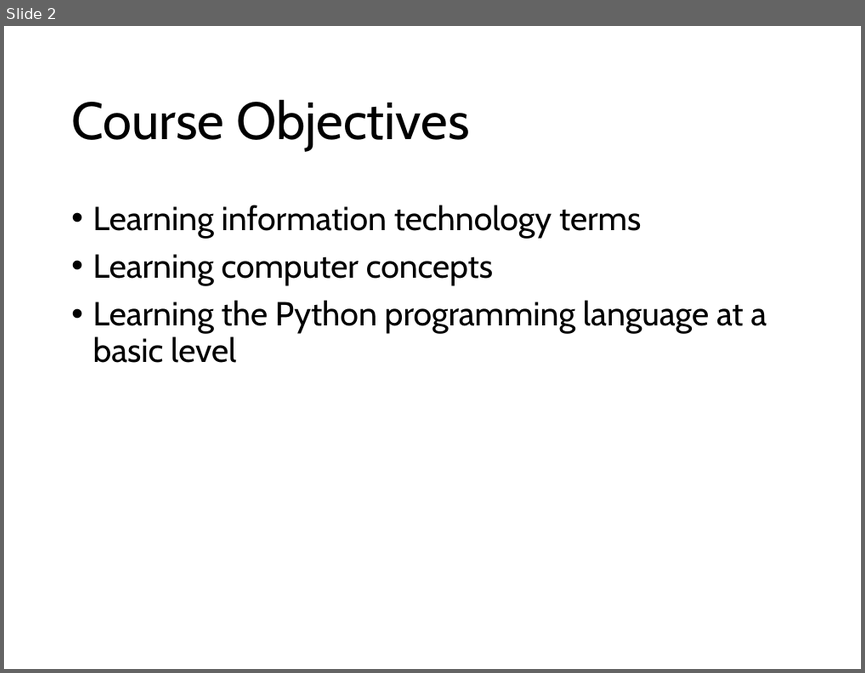
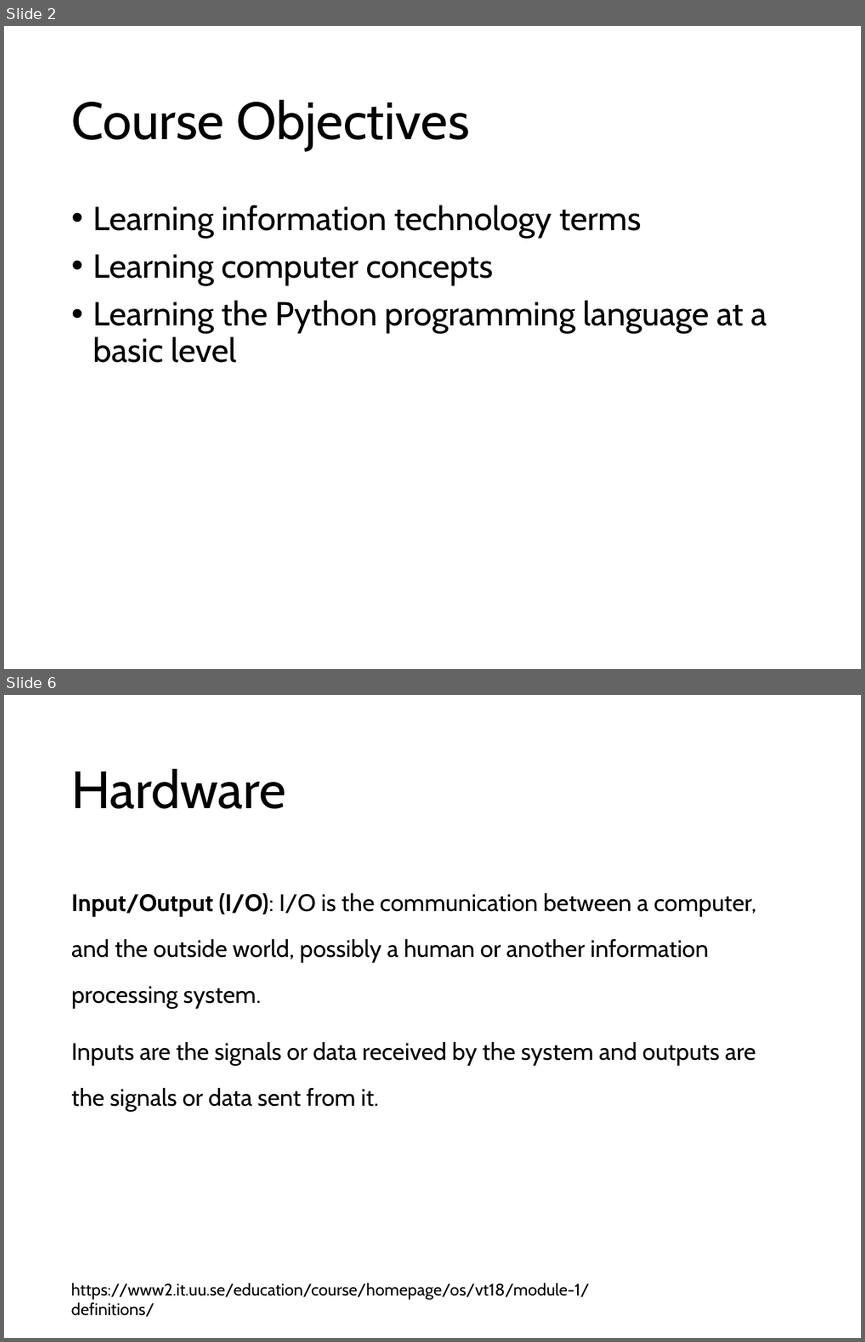
Before and after one commit to ihpar/bit_chem, a slide deck: lecture_notes/BIT_0.pptx. Shown one above the other, each under a label of ours: slide 2 before the commit, slides 2 and 6 after it; the slides between them are not shown. The pictures are 865x673 and 865x1342 pixels, drawn with LibreOffice and Linux fonts; fonts in the diff are those of the drawing. Boxes give left, top, right and bottom in pixels: in the first picture for what was removed or moved away, otherwise in the second. Text is boxed around its words. In the diff, an @@ line names an element or a change of style, - is before the commit and + after.

```diff
--- a/lecture_notes/BIT_0.pptx
+++ b/lecture_notes/BIT_0.pptx
@@ slide 6 added at bbox=[4, 695, 861, 1338], background #FFFFFF @@
@@ title added at bbox=[71, 768, 286, 809], 44 pt, text #000000 @@
+Hardware
@@ text added at bbox=[71, 893, 756, 1111], 20 pt, text #000000 @@
+Input/Output (I/O): I/O is the communication between a computer, and the outside world, possibly a human or another information processing system.
+Inputs are the signals or data received by the system and outputs are the signals or data sent from it.
@@ text added at bbox=[71, 1282, 589, 1316], 14 pt, text #000000 @@
+https://www2.it.uu.se/education/course/homepage/os/vt18/module-1/definitions/
```
Also in this commit, not shown: 1 slide changed, 6 other slides added.
